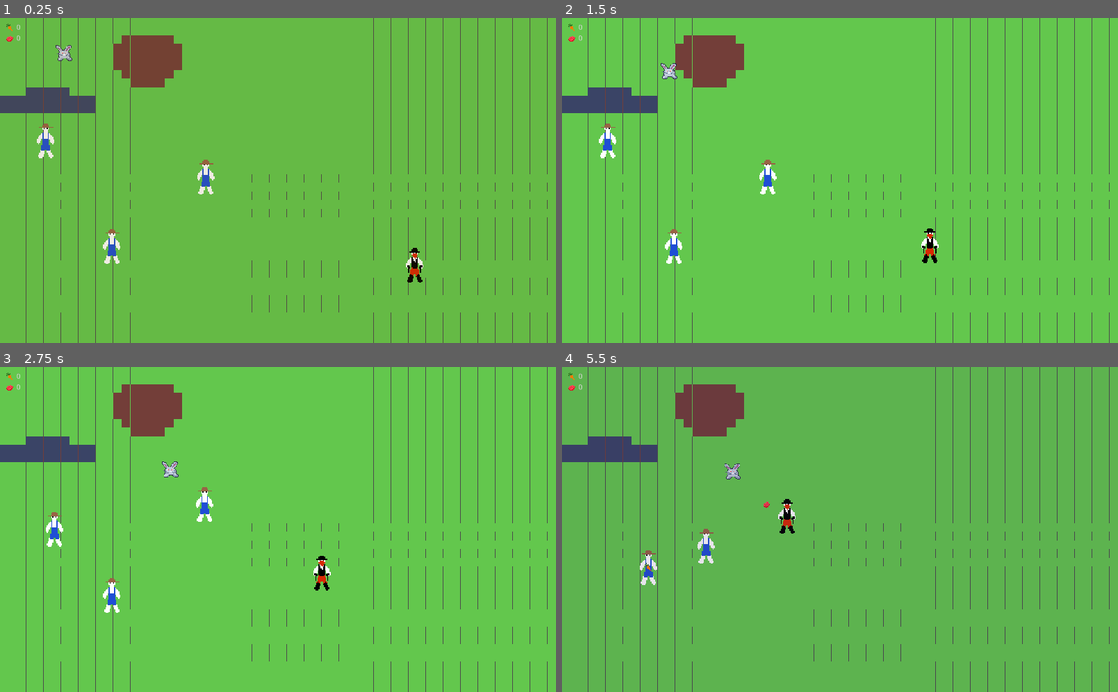
Above: before the commit, frames 1-4 (two rows, left to right).
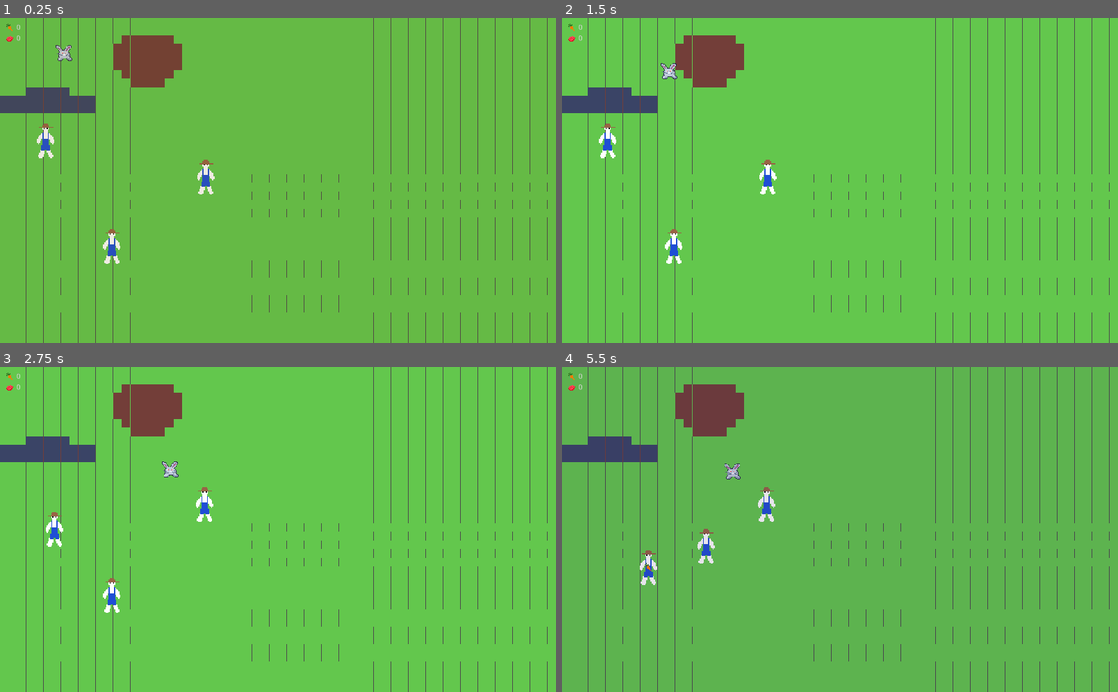
Above: after the commit, the same moments.

Repository: axerosh/rabbit-rampage
Game: Godot game, scene res://level.tscn
Two runs of this game, one before a commit and one after it. Both use one fixed random seed, a clock stepped at 60 frames per second and the inputs below.
Inputs:
- Up to frame 1 (0.25 s): no input
- Up to frame 2 (1.5 s): hold D (move_right) 0.53-1.28 s; hold Space (attack) 0.53-1.28 s; hold S (move_down) from 1.28 s (still down); tap Space (attack) at 1.35 s
- Up to frame 3 (2.75 s): release S (move_down) at 2.03 s; hold D (move_right) from 2.03 s (still down); hold Space (attack) from 2.03 s (still down)
- Up to frame 4 (5.5 s): release D (move_right) at 2.78 s; release Space (attack) at 2.78 s; hold W (move_up) 2.78-3.53 s; tap Space (attack) at 2.85, 4.35 s; hold Space (attack) 3.53-4.28 s; hold A (move_left) 3.53-5.03 s; hold S (move_down) from 5.03 s (still down); hold Space (attack) from 5.03 s (still down)

The runs differ from the first frame. In frame 1, 0.2% of the frame differs, in the area x 73-77%, y 70-82%; in frame 2, 0.2%; in frame 3, 0.2%; in frame 4, 0.4%, in the area x 35-42%, y 36-52%.

Commit message:
Add zones spawning bandits at night

Diff:
--- a/autoload/day_night_manager.gd
+++ b/autoload/day_night_manager.gd
@@ -4,5 +4,6 @@
 
 signal day_night_changed(is_night)
 
-func signal_night(is_night):
-	emit_signal("day_night_changed", is_night)
+func signal_night(is_night_new):
+	is_night = is_night_new
+	emit_signal("day_night_changed", is_night_new)
--- a/humans/bandit.gd
+++ b/humans/bandit.gd
@@ -5,8 +5,11 @@
 const kill_range_squared: float = 2000.0
 
 var current_target: Farmer = null
+var is_enabled: bool = true
 
 func _physics_process(delta: float) -> void:
+	if (!is_enabled):
+		return
 	if (current_target == null):
 		choose_new_target()
 	if (current_target != null):
--- a/humans/human.tscn
+++ b/humans/human.tscn
@@ -9,7 +9,9 @@
 script = ExtResource( 2 )
 
 [node name="CollisionShape2D" type="CollisionShape2D" parent="."]
+scale = Vector2( 2, 2 )
 shape = SubResource( 1 )
 
 [node name="Sprite" type="Sprite" parent="."]
+scale = Vector2( 2, 2 )
 texture = ExtResource( 1 )
--- /dev/null
+++ b/humans/spawn_manager.gd
@@ -0,0 +1,64 @@
+extends Node2D
+class_name SpawnManager
+
+export var scene_to_spawn: PackedScene = null
+
+const time_between_spawns: float = 2.0
+
+var rng: RandomNumberGenerator
+var spawn_zones: Array = []
+var total_area: float = 0.0
+var time_until_spawn: float = 0.0
+
+func _ready() -> void:
+	rng = RandomNumberGenerator.new()
+	rng.randomize()
+
+	init_zones()
+	var _result = DayNightManager.connect("day_night_changed", self, "on_DayNightManager_day_night_changed")
+
+	#test_spawn_all_corners()
+
+func init_zones() -> void:
+	spawn_zones.clear()
+	total_area = 0.0
+	for potential_spawn_zone in get_children():
+		if (potential_spawn_zone is SpawnZone):
+			var spawn_zone: SpawnZone = potential_spawn_zone as SpawnZone
+			spawn_zones.append(spawn_zone)
+			total_area += spawn_zone.get_area()
+			spawn_zone.acculumated_area = total_area
+
+func on_DayNightManager_day_night_changed(_is_night: bool):
+	time_until_spawn = 0.0
+
+func _physics_process(delta: float) -> void:
+	if (DayNightManager.is_night):
+		time_until_spawn -= delta
+		if (time_until_spawn <= 0):
+			time_until_spawn = time_between_spawns
+			spawn_at_random_position()
+
+func spawn_at_random_position() -> void:
+	var roll: float = rng.randf_range(0.0, total_area)
+	for obj in spawn_zones:
+		var spawn_zone = obj as SpawnZone
+		if (spawn_zone.acculumated_area > roll):
+			var spawn_point: Vector2 = spawn_zone.get_point_in_zone(rng)
+			var spawned_scene: Bandit = scene_to_spawn.instance()
+			get_tree().root.add_child(spawned_scene)
+			spawned_scene.global_position = spawn_point
+			return
+
+func test_spawn_all_corners() -> void:
+	if (scene_to_spawn == null):
+		print(str(typeof(self)) + "No scene to spawn specified")
+		return
+
+	for spawn_zone in get_children():
+		if (spawn_zone is SpawnZone):
+			for spawn_point in (spawn_zone as SpawnZone).get_corner_points():
+				var spawned_scene: Bandit = scene_to_spawn.instance()
+				spawned_scene.is_enabled = false
+				get_tree().root.call_deferred("add_child", spawned_scene)
+				spawned_scene.global_position = spawn_point
--- /dev/null
+++ b/humans/spawn_zone.gd
@@ -0,0 +1,36 @@
+extends Node2D
+class_name SpawnZone
+
+export var width: float = 100.0
+export var height: float = 100.0
+
+var acculumated_area: float = 0.0
+
+func get_area() -> float:
+	return width * height
+
+func get_min_x() -> float:
+	return global_position.x - 0.5 * width;
+func get_max_x() -> float:
+	return global_position.x + 0.5 * width;
+func get_min_y() -> float:
+	return global_position.y - 0.5 * height;
+func get_max_y() -> float:
+	return global_position.y + 0.5 * height;
+
+func get_point_in_zone(rng: RandomNumberGenerator) -> Vector2:
+	var x = rng.randf_range(get_min_x(), get_max_x() )
+	var y = rng.randf_range(get_min_y(), get_max_y() )
+	return Vector2(x, y)
+
+func get_corner_points() -> Array:
+	var min_x = get_min_x()
+	var max_x = get_max_x()
+	var min_y = get_min_y()
+	var max_y = get_max_y()
+	return [
+		Vector2(min_x, min_y),
+		Vector2(min_x, max_y),
+		Vector2(max_x, min_y),
+		Vector2(max_x, max_y)
+	]
--- a/level.tscn
+++ b/level.tscn
@@ -1,10 +1,12 @@
-[gd_scene load_steps=11 format=2]
+[gd_scene load_steps=13 format=2]
 
 [ext_resource path="res://images/tileset.png" type="Texture" id=1]
 [ext_resource path="res://rabbit/Rabbit.tscn" type="PackedScene" id=2]
 [ext_resource path="res://humans/farmer.tscn" type="PackedScene" id=3]
 [ext_resource path="res://level_navigation.gd" type="Script" id=4]
 [ext_resource path="res://humans/bandit.tscn" type="PackedScene" id=5]
+[ext_resource path="res://humans/spawn_zone.gd" type="Script" id=6]
+[ext_resource path="res://humans/spawn_manager.gd" type="Script" id=7]
 
 [sub_resource type="NavigationPolygon" id=4]
 vertices = PoolVector2Array( 16, 16, 0, 16, 0, 0, 16, 0 )
@@ -99,16 +101,37 @@
 
 [node name="Farmer1" parent="." instance=ExtResource( 3 )]
 position = Vector2( 84, 227 )
-scale = Vector2( 2, 2 )
 
 [node name="Farmer2" parent="." instance=ExtResource( 3 )]
 position = Vector2( 206, 422 )
-scale = Vector2( 2, 2 )
 
 [node name="Farmer3" parent="." instance=ExtResource( 3 )]
 position = Vector2( 379, 294 )
-scale = Vector2( 2, 2 )
 
-[node name="Bandit" parent="." instance=ExtResource( 5 )]
-position = Vector2( 781, 464 )
-scale = Vector2( 2, 2 )
+[node name="BanditManager" type="Node2D" parent="."]
+script = ExtResource( 7 )
+scene_to_spawn = ExtResource( 5 )
+
+[node name="BanditSpawnZone" type="Node2D" parent="BanditManager"]
+position = Vector2( 688, 60 )
+script = ExtResource( 6 )
+width = 630.0
+height = 70.0
+
+[node name="BanditSpawnZone2" type="Node2D" parent="BanditManager"]
+position = Vector2( 967, 303 )
+script = ExtResource( 6 )
+width = 70.0
+height = 400.0
+
+[node name="BanditSpawnZone3" type="Node2D" parent="BanditManager"]
+position = Vector2( 516, 535 )
+script = ExtResource( 6 )
+width = 970.0
+height = 70.0
+
+[node name="BanditSpawnZone4" type="Node2D" parent="BanditManager"]
+position = Vector2( 52, 349 )
+script = ExtResource( 6 )
+width = 70.0
+height = 300.0
--- a/project.godot
+++ b/project.godot
@@ -19,7 +19,7 @@
 "language": "GDScript",
 "path": "res://collectables/carrot.gd"
 }, {
-"base": "KinematicBody2D",
+"base": "Human",
 "class": "Farmer",
 "language": "GDScript",
 "path": "res://humans/farmer.gd"
@@ -38,6 +38,16 @@
 "class": "LevelNavigation",
 "language": "GDScript",
 "path": "res://level_navigation.gd"
+}, {
+"base": "Node2D",
+"class": "SpawnManager",
+"language": "GDScript",
+"path": "res://humans/spawn_manager.gd"
+}, {
+"base": "Node2D",
+"class": "SpawnZone",
+"language": "GDScript",
+"path": "res://humans/spawn_zone.gd"
 } ]
 _global_script_class_icons={
 "Bandit": "",
@@ -45,7 +55,9 @@
 "Farmer": "",
 "Flesh": "",
 "Human": "",
-"LevelNavigation": ""
+"LevelNavigation": "",
+"SpawnManager": "",
+"SpawnZone": ""
 }
 
 [application]
Not shown, added: audio/soundtrack.ogg.import
